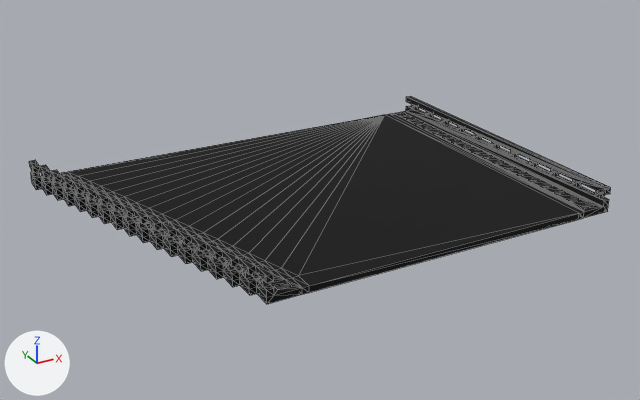
An edit to the OBJ model Game Dev 2/Assets/Models/Tracks/Split_0/Split_0-0.obj, drawn before and after from the same camera.
The view is the same before and after, from a 50 mm camera at (-61.2, -114.7, 56.5) aimed at (1.0, -1.6, -0.1). The axes (+X, +Y, +Z) are drawn at lower left. The lights are the same throughout. Mesh edges are drawn as thin lines. Where no turn or scale is listed for an object, it has been applied to the vertices. Vertices at the same position are counted once.

The first picture shows 'Split_0-0'.
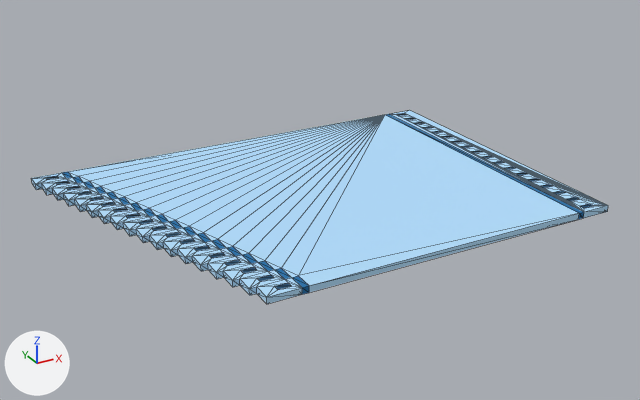
Edits to the scene script, one JSON object a line:
```json
{"block": "me_split_0_0", "where": "# used by ob_split_0_0; location = (0.0, 0.0, 0.0)"}
{"op": "remove", "block": "me_split_0_0", "code": "me_split_0_0.from_pydata(...)  # 912 vertices, 1962 faces; spans x -37.5..37.5, y -27.0..27.0, z 0.0..4.0"}
{"op": "add", "block": "me_split_0_0", "code": "me_split_0_0.from_pydata(...)  # 482 vertices, 960 faces; spans x -37.5..37.5, y -27.0..27.0, z 0.0..1.0"}
{"block": "me_split_0_0", "change": "me_split_0_0 part 1: 328 vertices removed from x -37.5..-19.5, y -27.0..27.0, z 1.0..4.0"}
{"block": "me_split_0_0", "change": "me_split_0_0 part 2: 102 vertices removed from x 36.5..37.5, y -27.0..27.0, z 1.0..4.0"}
{"block": "me_split_0_0", "change": "me_split_0_0 part 3: 806 kept faces spanning x -37.5..37.5, y -27.0..27.0, z 0.0..1.0 get new texture (UV) coordinates"}
```

Location of each change, (x1, y1, x2, y2) in pixels of the pictures (640 x 400 px):
```json
{"object": "Split_0-0", "change": "reshaped", "before": [29, 96, 611, 304], "after": [32, 110, 608, 304], "on screen": "7% shorter"}
{"part": 1, "of": "me_split_0_0", "change": "deleted", "before": [29, 160, 302, 304]}
{"part": 2, "of": "me_split_0_0", "change": "deleted", "before": [392, 96, 611, 218]}
{"part": 3, "of": "me_split_0_0", "change": "surface changed", "before": [32, 113, 593, 304], "after": [32, 113, 593, 304], "on screen": "black to blue"}
```
